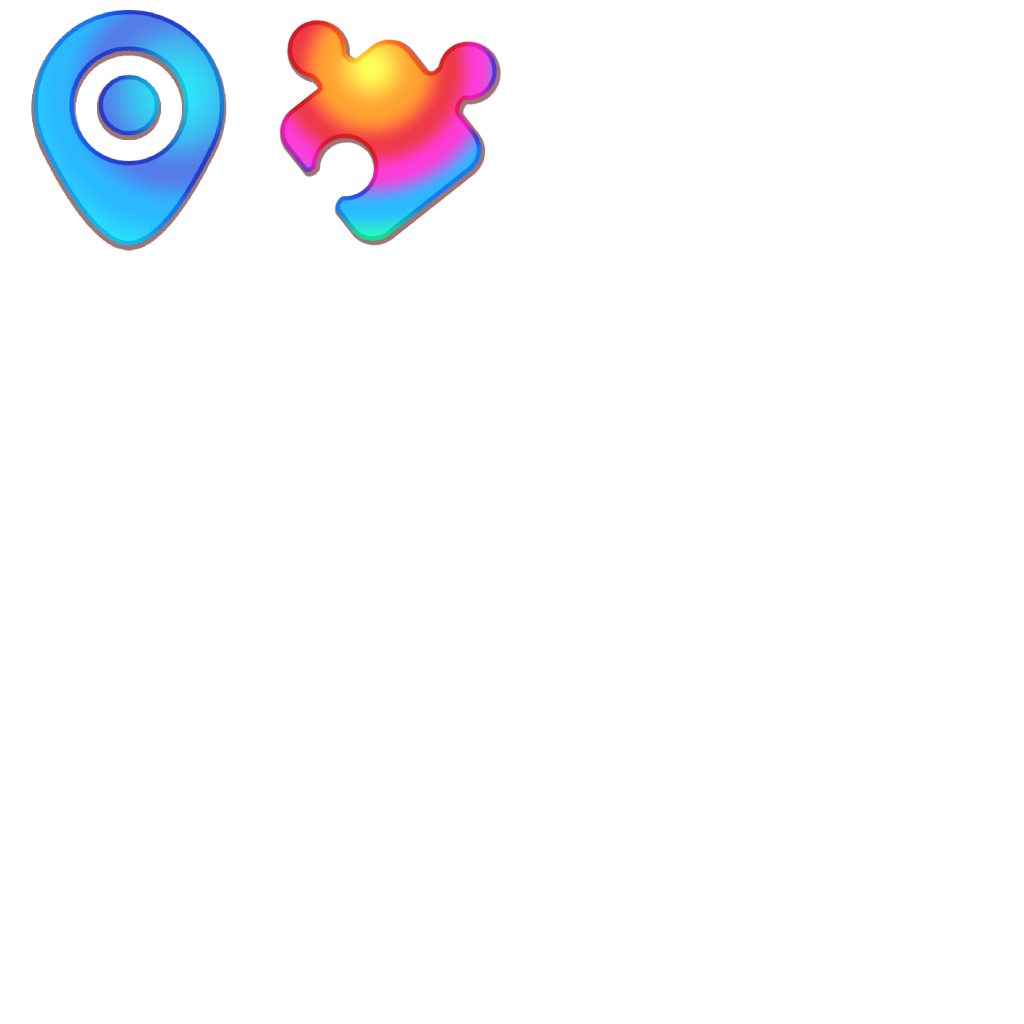
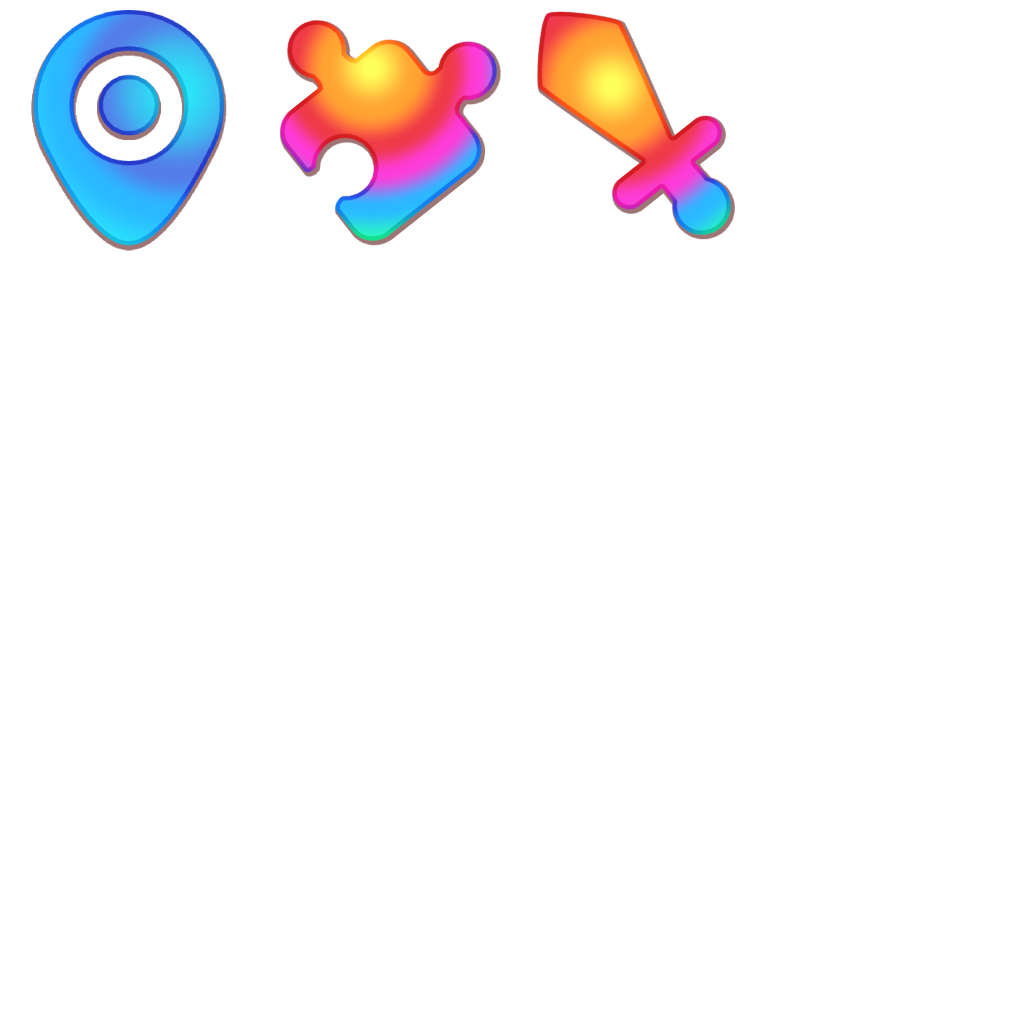
Comparing the layer stacks of the two 1024 x 1024 images. Changes:
added layer "Fight" above "Puzzle" over [left=536, top=11, right=736, bottom=240]
